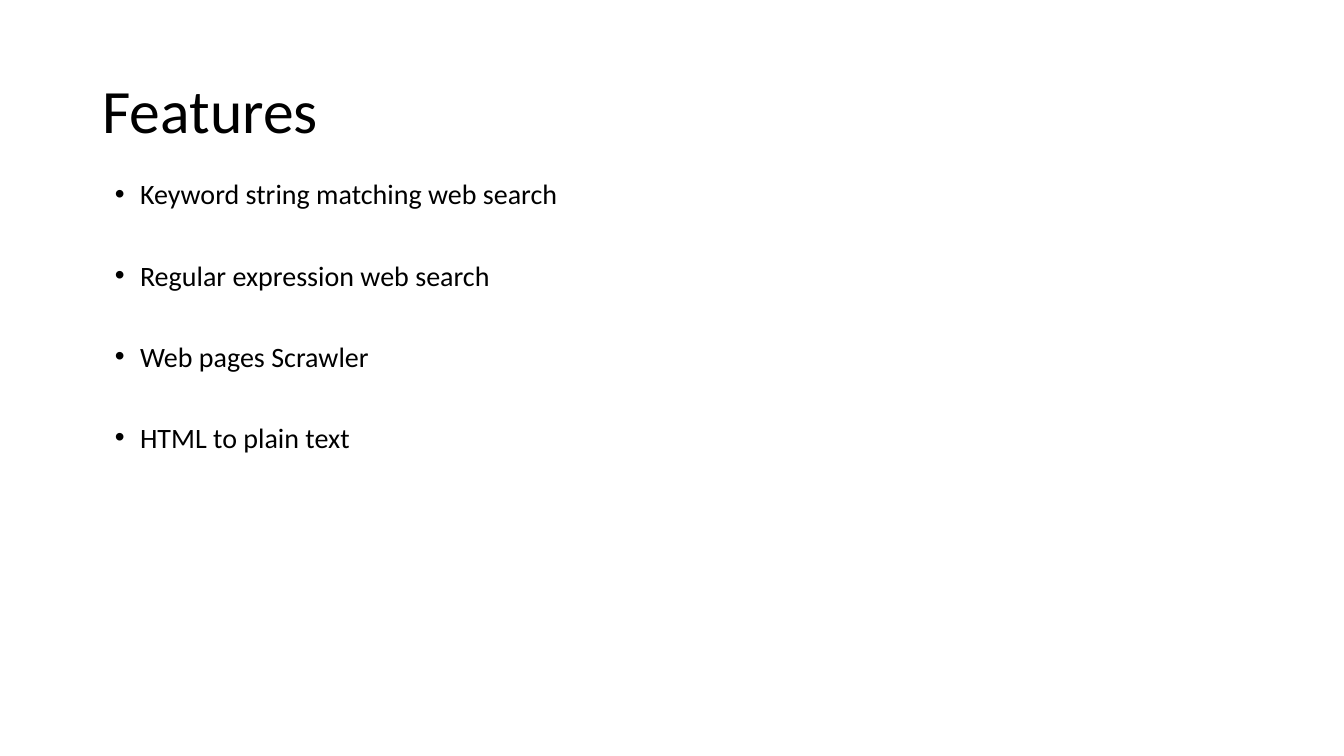
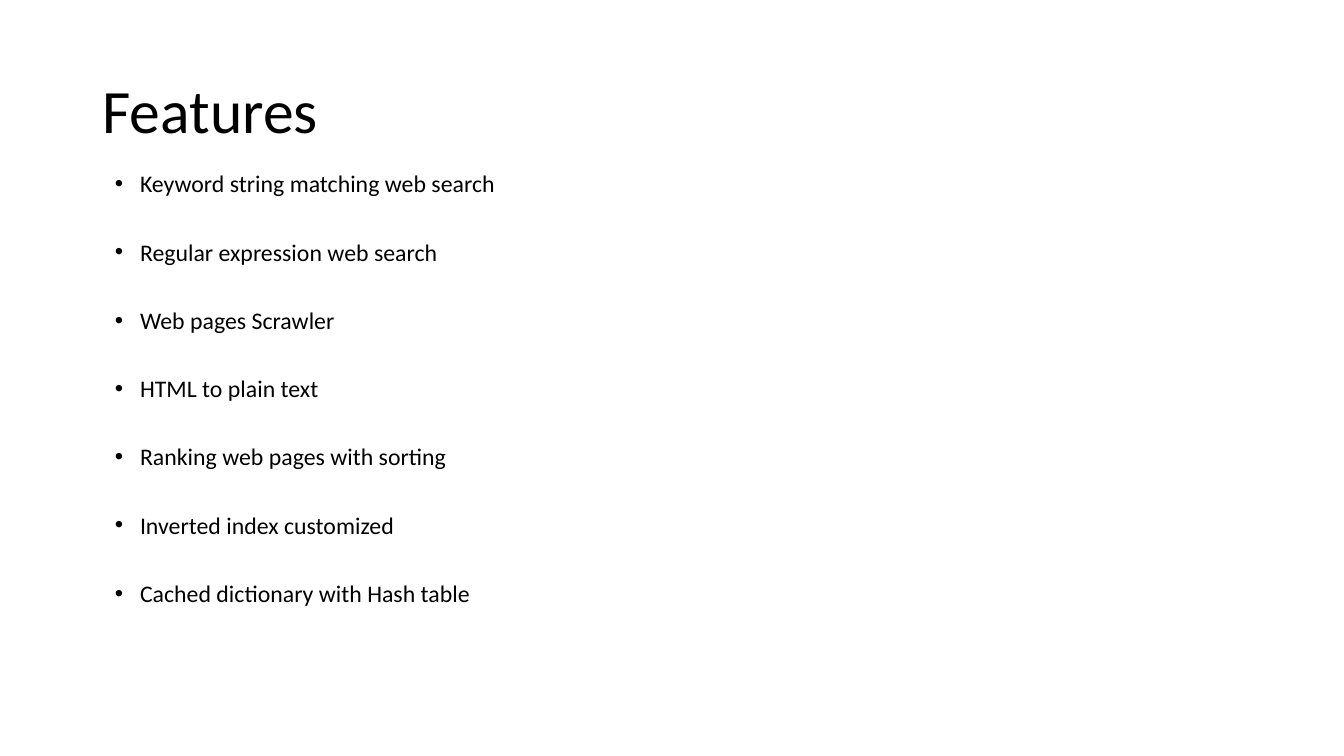
Before and after one commit to fanchuanster/8547SFinalProj, a slide deck: slide 4 of FinalProject_AC.pptx. Drawn at 1344x756 pixels with LibreOffice and Linux fonts; fonts in the diff are those of the drawing; background and template pictures are left out. Boxes give left, top, right and bottom in pixels: in the first picture for what was removed or moved away, otherwise in the second. Text is boxed around its words. In the diff, an @@ line names an element or a change of style, - is before the commit and + after.

```diff
--- a/FinalProject_AC.pptx
+++ b/FinalProject_AC.pptx
@@ text at box(140, 175, 494, 401): size 20 to 17 pt in "Keyword string matching web search", "Regular expression web search", "Web pages Scrawler", "HTML to plain text"; line spacing 2 to 1.9 @@
@@ text at box(140, 448, 470, 606): paragraphs added @@
+• Ranking web pages with sorting
+• Inverted index customized
+• Cached dictionary with Hash table
```
Also in this commit, not shown: 4 other slides changed, 1 slide removed, 2 other files.
